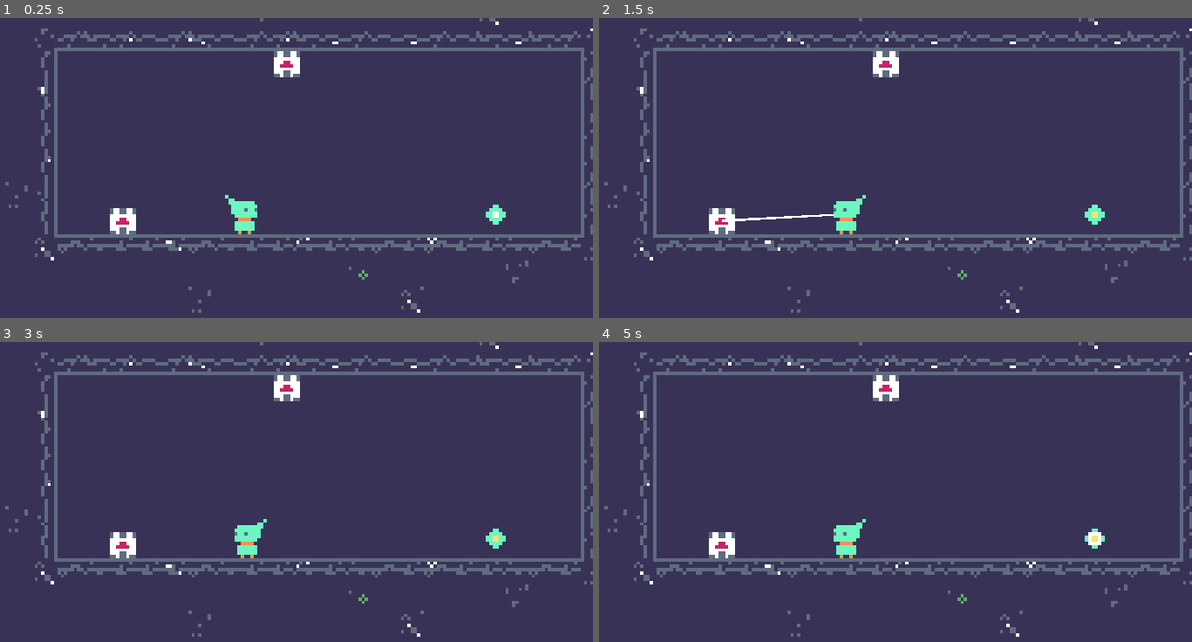
Above: before the commit, frames 1-4 (two rows, left to right).
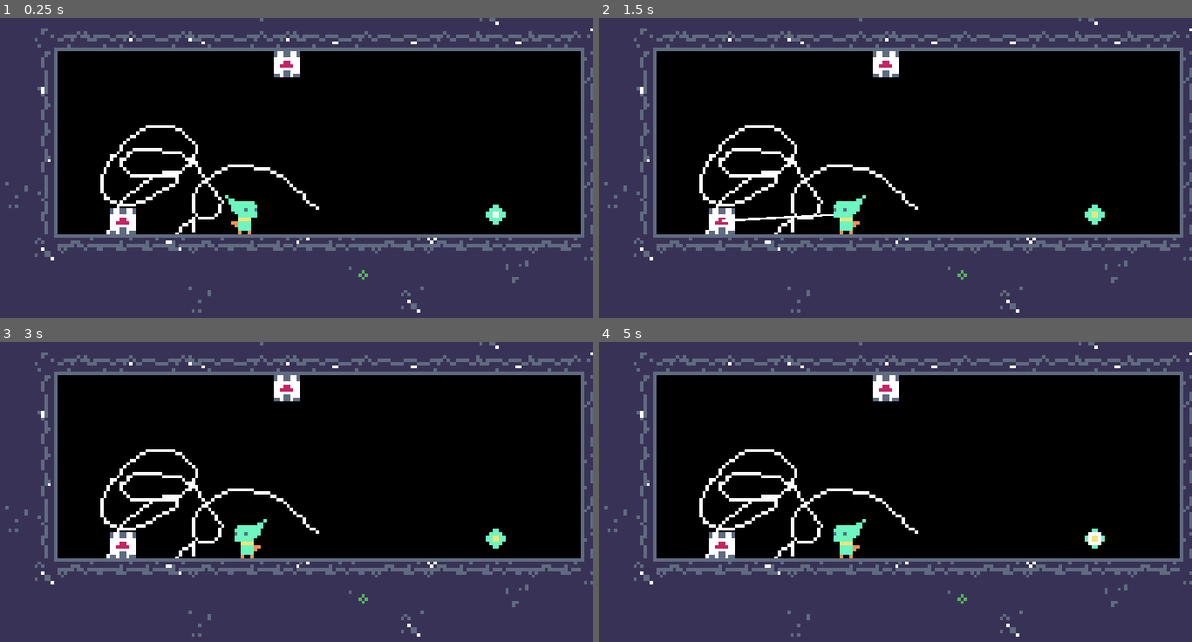
Above: after the commit, the same moments.

Repository: voithos/elfin
Game: Godot game, scene res://scenes/levels/level1.tscn
Same seed, same stepped clock (60 frames per second), same inputs: the game is played once before the commit and once after it.
Inputs (mouse positions are in pixels of both pictures, inside the frame that each line leads up to):
- Up to frame 1 (0.25 s): no input
- Up to frame 2 (1.5 s): tap Enter at 0.5 s; move the mouse to (996, 195) at 0.52 s; press the mouse at (996, 195) at 0.53 s; tap Space at 0.77, 1.25 s; move the mouse to (705, 234) at 1.27 s; release the mouse at (705, 234) at 1.28 s; right-click (705, 234) at 1.35 s
- Up to frame 3 (3 s): tap Space at 1.52, 2.75 s; tap Enter at 2 s; move the mouse to (314, 453) at 2.02 s; press the mouse at (314, 453) at 2.03 s; move the mouse to (207, 618) at 2.77 s; release the mouse at (207, 618) at 2.78 s; right-click (207, 618) at 2.85 s
- Up to frame 4 (5 s): tap Space at 3.02, 3.77, 4.25, 4.52 s; tap Enter at 3.5 s; move the mouse to (1049, 597) at 3.52 s; press the mouse at (1049, 597) at 3.53 s; move the mouse to (634, 480) at 4.27 s; release the mouse at (634, 480) at 4.28 s; right-click (634, 480) at 4.35 s

The runs differ from the first frame. In frame 1, 53% of the frame differs, in the area x 9-98%, y 11-73%; in frame 2, 53%; in frame 3, 53%; in frame 4, 53%.

Commit message:
Add background. Work around godot tilemap ridiculousness.

Diff:
--- a/project.godot
+++ b/project.godot
@@ -63,5 +63,4 @@
 
 quality/2d/use_pixel_snap=true
 quality/shadows/filter_mode=0
-environment/default_clear_color=Color( 0.223529, 0.203922, 0.341176, 1 )
 environment/default_environment="res://default_env.tres"
--- /dev/null
+++ b/scenes/background.tscn
@@ -0,0 +1,31 @@
+[gd_scene load_steps=2 format=2]
+
+[ext_resource path="res://assets/background.png" type="Texture" id=1]
+
+[node name="background" type="ParallaxBackground"]
+
+layer = -1
+offset = Vector2( 0, 0 )
+rotation = 0.0
+scale = Vector2( 1, 1 )
+transform = Transform2D( 1, 0, 0, 1, 0, 0 )
+scroll_offset = Vector2( 0, 0 )
+scroll_base_offset = Vector2( 0, 0 )
+scroll_base_scale = Vector2( 1, 1 )
+scroll_limit_begin = Vector2( 0, 0 )
+scroll_limit_end = Vector2( 0, 0 )
+scroll_ignore_camera_zoom = true
+
+[node name="parallax" type="ParallaxLayer" parent="." index="0"]
+
+motion_scale = Vector2( 0.1, 0.1 )
+motion_offset = Vector2( 0, 0 )
+motion_mirroring = Vector2( 0, 0 )
+_sections_unfolded = [ "Motion" ]
+
+[node name="sprite" type="Sprite" parent="parallax" index="0"]
+
+scale = Vector2( 3, 3 )
+z_index = -1
+texture = ExtResource( 1 )
+_sections_unfolded = [ "Transform", "Z Index" ]
--- /dev/null
+++ b/scenes/foreground.tscn
@@ -0,0 +1,9 @@
+[gd_scene load_steps=2 format=2]
+
+[ext_resource path="res://assets/foreground.png" type="Texture" id=1]
+
+[node name="foreground" type="Sprite"]
+
+scale = Vector2( 3, 3 )
+texture = ExtResource( 1 )
+_sections_unfolded = [ "Transform" ]
--- a/scenes/levels/level1.tscn
+++ b/scenes/levels/level1.tscn
@@ -1,17 +1,41 @@
-[gd_scene load_steps=5 format=2]
+[gd_scene load_steps=7 format=2]
 
-[ext_resource path="res://scenes/tiles.tres" type="TileSet" id=1]
-[ext_resource path="res://scenes/anchor.tscn" type="PackedScene" id=2]
-[ext_resource path="res://scenes/player.tscn" type="PackedScene" id=3]
-[ext_resource path="res://scenes/goal.tscn" type="PackedScene" id=4]
+[ext_resource path="res://scenes/background.tscn" type="PackedScene" id=1]
+[ext_resource path="res://scenes/foreground.tscn" type="PackedScene" id=2]
+[ext_resource path="res://scenes/tiles.tres" type="TileSet" id=3]
+[ext_resource path="res://scenes/anchor.tscn" type="PackedScene" id=4]
+[ext_resource path="res://scenes/player.tscn" type="PackedScene" id=5]
+[ext_resource path="res://scenes/goal.tscn" type="PackedScene" id=6]
 
 [node name="level1" type="Node2D" index="0"]
 
-[node name="tilemap" type="TileMap" parent="." index="0"]
+[node name="background" parent="." index="0" instance=ExtResource( 1 )]
+
+[node name="foreground" parent="." index="1" instance=ExtResource( 2 )]
+
+position = Vector2( 214.5, -52.5 )
+scale = Vector2( 11.01, 2.67 )
+
+[node name="foreground2" parent="." index="2" instance=ExtResource( 2 )]
+
+position = Vector2( 177, 411 )
+scale = Vector2( 11.01, 2.67 )
+
+[node name="foreground3" parent="." index="3" instance=ExtResource( 2 )]
+
+position = Vector2( -243, 168 )
+scale = Vector2( 3.675, 6.045 )
+
+[node name="foreground4" parent="." index="4" instance=ExtResource( 2 )]
+
+position = Vector2( 630, 201 )
+scale = Vector2( 3.675, 6.045 )
+
+[node name="tilemap" type="TileMap" parent="." index="5"]
 
 scale = Vector2( 3, 3 )
 mode = 0
-tile_set = ExtResource( 1 )
+tile_set = ExtResource( 3 )
 cell_size = Vector2( 8, 8 )
 cell_quadrant_size = 16
 cell_custom_transform = Transform2D( 1, 0, 0, 1, 0, 0 )
@@ -27,20 +51,20 @@
 occluder_light_mask = 1
 format = 1
 tile_data = PoolIntArray( 9, 53, 0, 131077, 56, 0, 131086, 54, 0, 262141, 49, 0, 262142, 11, 0, 262143, 9, 0, 196608, 8 …(892 unchanged characters)…
-_sections_unfolded = [ "Cell", "Transform" ]
+_sections_unfolded = [ "Cell", "Transform", "Z Index" ]
 
-[node name="anchor1" parent="." index="1" instance=ExtResource( 2 )]
+[node name="anchor1" parent="." index="6" instance=ExtResource( 4 )]
 
 position = Vector2( 12, 252 )
 
-[node name="anchor" parent="." index="2" instance=ExtResource( 2 )]
+[node name="anchor" parent="." index="7" instance=ExtResource( 4 )]
 
 position = Vector2( 162, 108 )
 
-[node name="player" parent="." index="3" instance=ExtResource( 3 )]
+[node name="player" parent="." index="8" instance=ExtResource( 5 )]
 
 position = Vector2( 123, 246 )
 
-[node name="goal" parent="." index="4" instance=ExtResource( 4 )]
+[node name="goal" parent="." index="9" instance=ExtResource( 6 )]
 
 position = Vector2( 354, 246 )
--- a/scenes/tiles.tres
+++ b/scenes/tiles.tres
@@ -831,3 +831,17 @@
 "shape": SubResource( 1 ),
 "shape_transform": Transform2D( 1, 0, 0, 1, 4, 4 )
 } ]
+58/name = "blank"
+58/texture = ExtResource( 1 )
+58/tex_offset = Vector2( 0, 0 )
+58/modulate = Color( 1, 1, 1, 1 )
+58/region = Rect2( 32, 72, 8, 8 )
+58/is_autotile = false
+58/occluder_offset = Vector2( 4, 4 )
+58/navigation_offset = Vector2( 4, 4 )
+58/shapes = [ {
+"autotile_coord": Vector2( 0, 0 ),
+"one_way": false,
+"shape": SubResource( 1 ),
+"shape_transform": Transform2D( 1, 0, 0, 1, 4, 4 )
+} ]
--- a/scenes/tiles.tscn
+++ b/scenes/tiles.tscn
@@ -548,6 +548,7 @@
 
 [node name="floor_left5" type="Sprite" parent="." index="22"]
 
+editor/display_folded = true
 position = Vector2( 40, 31 )
 texture = ExtResource( 1 )
 vframes = 10
@@ -1440,3 +1441,27 @@
 [node name="collision" type="CollisionShape2D" parent="mineral2/staticbody" index="0"]
 
 shape = SubResource( 1 )
+
+[node name="blank" type="Sprite" parent="." index="58"]
+
+editor/display_folded = true
+position = Vector2( 40, 85 )
+texture = ExtResource( 1 )
+vframes = 10
+hframes = 6
+frame = 58
+_sections_unfolded = [ "Animation" ]
+
+[node name="staticbody" type="StaticBody2D" parent="blank" index="0"]
+
+input_pickable = false
+collision_layer = 1
+collision_mask = 1
+constant_linear_velocity = Vector2( 0, 0 )
+constant_angular_velocity = 0.0
+friction = 1.0
+bounce = 0.0
+
+[node name="collision" type="CollisionShape2D" parent="blank/staticbody" index="0"]
+
+shape = SubResource( 1 )
Binary file added: assets/background.png
Not shown, added: assets/background.png.import
Binary file added: assets/foreground.png
Not shown, added: assets/foreground.png.import
Binary file changed: assets/player.png
Binary file changed: assets/tiles.png
Not shown, added: assets/background.pyxel
Not shown, added: assets/foreground.pyxel
Not shown, changed: assets/player.pyxel
Not shown, changed: assets/tiles.pyxel
